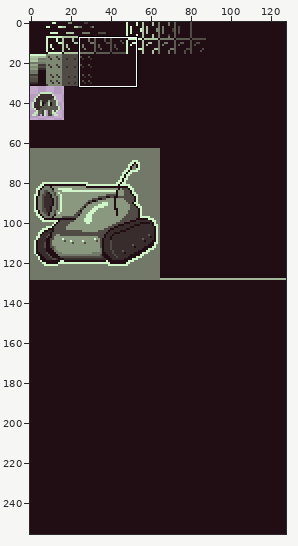
Sprite sheet, stored at sprites.png. Above: a wide view before the commit, with the close-up outlined.
Close-up. Before the edit:
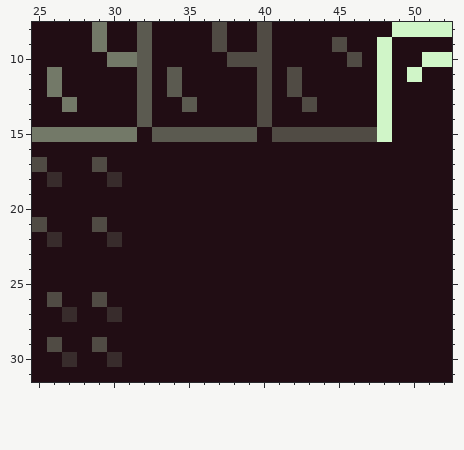
The file is 128x256 pixels. Shown: x 25..52, y 8..31.
After the commit:
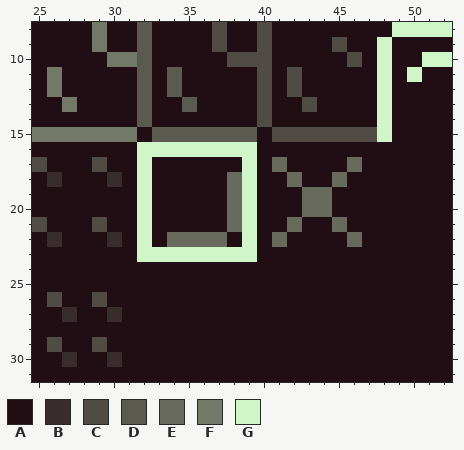
Palette (. is transparent): A #210d14  B #382c2c  C #504b44  D #5b5a50  E #676a5c  F #737968  G #d0f5c8
Edits made:
{"y":16,"x":32,"old":"AAAAAAAA","new":"GGGGGGGG"}
{"y":17,"x":32,"old":"A","new":"G"}
{"y":17,"x":39,"old":"A","new":"G"}
{"y":17,"x":41,"old":"A","new":"E"}
{"y":17,"x":46,"old":"A","new":"E"}
{"y":18,"x":32,"old":"A","new":"G"}
{"y":18,"x":38,"old":"AA","new":"EG"}
{"y":18,"x":42,"old":"A","new":"E"}
{"y":18,"x":45,"old":"A","new":"E"}
{"y":19,"x":32,"old":"A","new":"G"}
{"y":19,"x":38,"old":"AA","new":"EG"}
{"y":19,"x":43,"old":"AA","new":"EE"}
{"y":20,"x":32,"old":"A","new":"G"}
{"y":20,"x":38,"old":"AA","new":"EG"}
{"y":20,"x":43,"old":"AA","new":"EE"}
{"y":21,"x":32,"old":"A","new":"G"}
{"y":21,"x":38,"old":"AA","new":"EG"}
{"y":21,"x":42,"old":"A","new":"E"}
{"y":21,"x":45,"old":"A","new":"E"}
{"y":22,"x":32,"old":"A","new":"G"}
{"y":22,"x":34,"old":"AAAA","new":"EEEE"}
{"y":22,"x":39,"old":"A","new":"G"}
{"y":22,"x":41,"old":"A","new":"E"}
{"y":22,"x":46,"old":"A","new":"E"}
{"y":23,"x":32,"old":"AAAAAAAA","new":"GGGGGGGG"}
